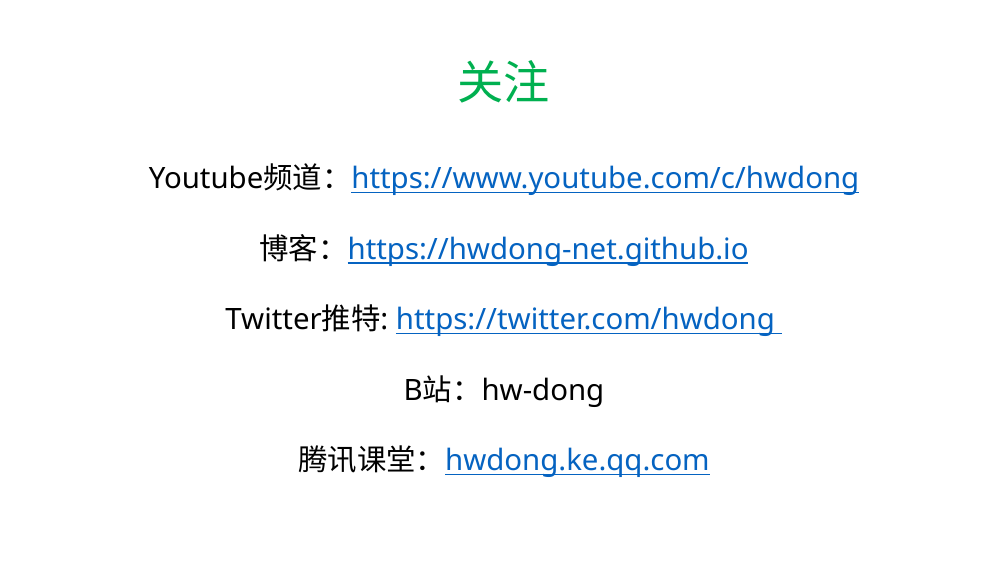
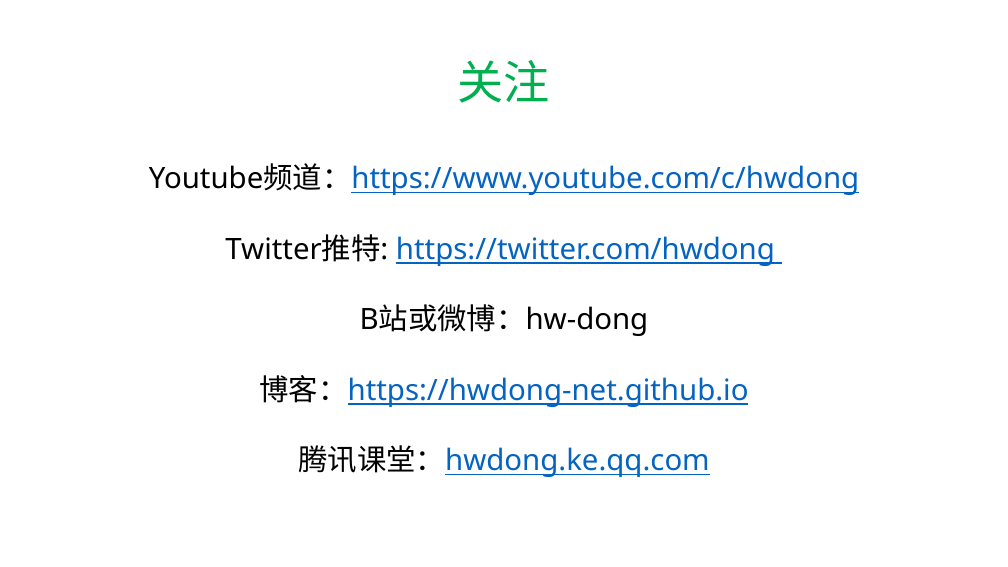
Before and after one commit to hwdong-net/cplusplus17, a slide deck: slide 73 of ppt/2 变量和类型.pptx (slide 72 before the commit). Drawn at 1008x567 pixels with LibreOffice and Linux fonts; fonts in the diff are those of the drawing. Boxes give left, top, right and bottom in pixels: in the first picture for what was removed or moved away, otherwise in the second. Text is boxed around its words. In the diff, an @@ line names an element or a change of style, - is before the commit and + after.

```diff
--- a/ppt/2 变量和类型.pptx
+++ b/ppt/2 变量和类型.pptx
@@ text at (225, 234, 775, 336): paragraphs added @@
+Twitter推特: https://twitter.com/hwdong
+B站或微博：hw-dong
@@ text at (225, 304, 775, 407): paragraphs removed @@
-Twitter推特: https://twitter.com/hwdong
-B站：hw-dong
```
Also in this commit, not shown: 10 other slides changed, 1 slide added.
